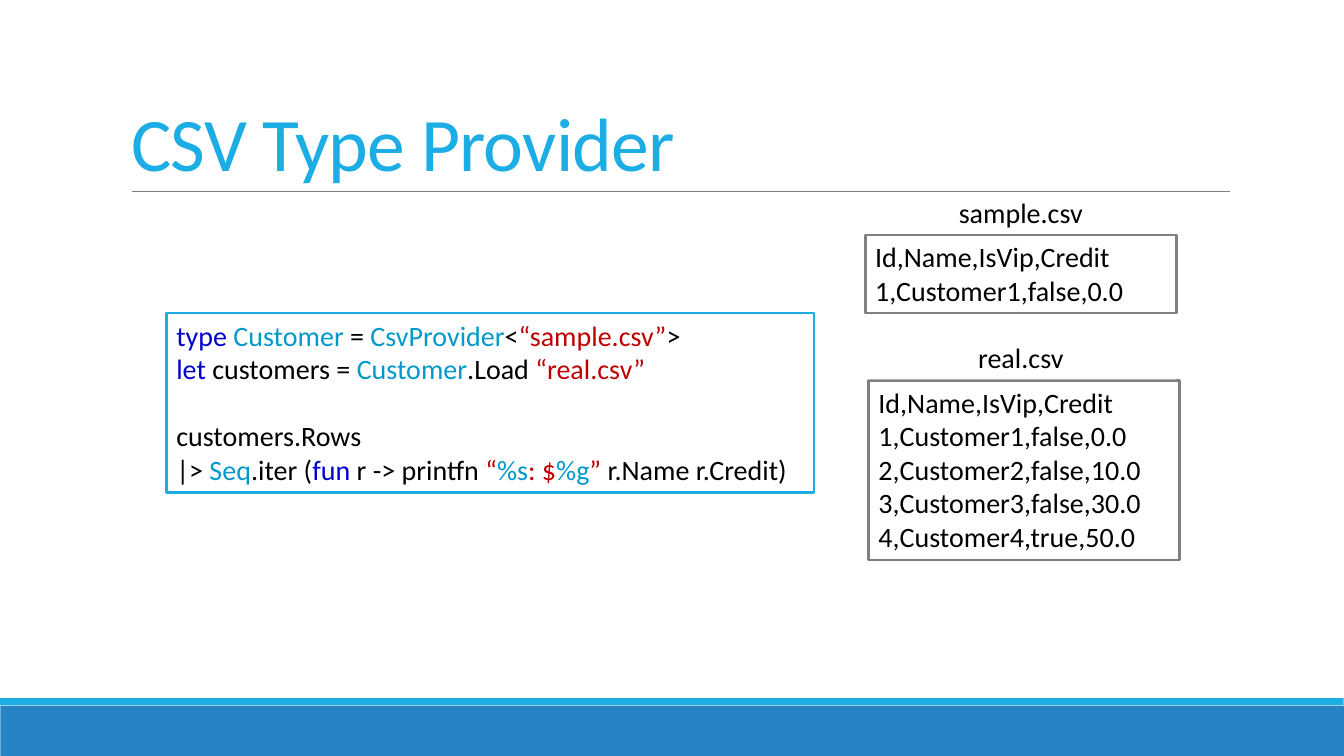
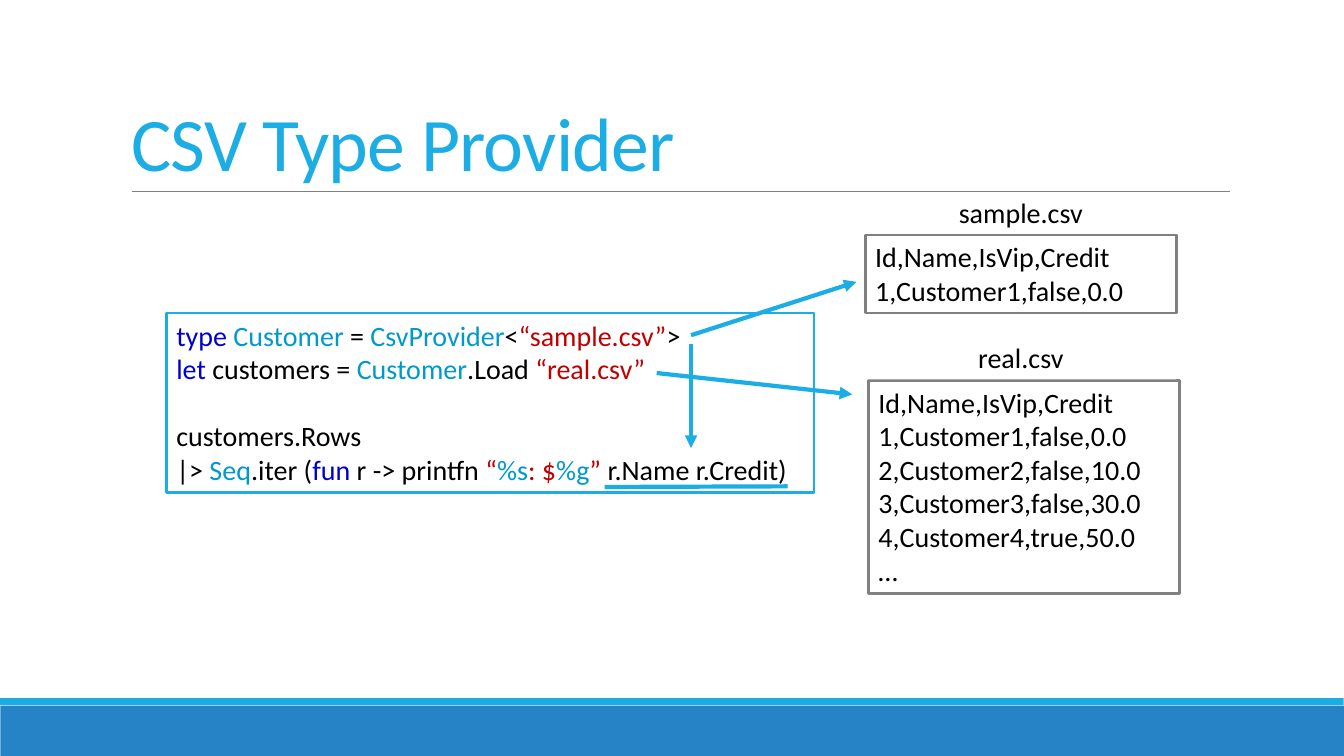
Before and after one commit to jorgef/fsharpworkshop, a slide deck: slide 52 of FSharpWorkshop_Slides.pptx (slide 53 before the commit). Drawn at 1344x756 pixels with LibreOffice and Linux fonts; fonts in the diff are those of the drawing. Boxes give left, top, right and bottom in pixels: in the first picture for what was removed or moved away, otherwise in the second. Text is boxed around its words. In the diff, an @@ line names an element or a change of style, - is before the commit and + after.

```diff
--- a/FSharpWorkshop_Slides.pptx
+++ b/FSharpWorkshop_Slides.pptx
@@ arrow added from (692, 336) to (857, 282), #1CADE4 3 pt @@
@@ arrow added from (692, 345) to (692, 448), #1CADE4 3 pt @@
@@ arrow added from (656, 373) to (853, 394), #1CADE4 3 pt @@
@@ text in rectangle at [869,380,1181,594]: paragraph added @@
+…
@@ rectangle "Id,Name,IsVip,Credit": place and size @@
-rectangle "Id,Name,IsVip,Credit" at [869,380,1181,560]
+rectangle "Id,Name,IsVip,Credit" at [869,380,1181,594]
@@ line added from (605, 487) to (787, 487), #1CADE4 3 pt @@
```
Also in this commit, not shown: 11 other slides changed, 2 slides removed, 29 other files.
